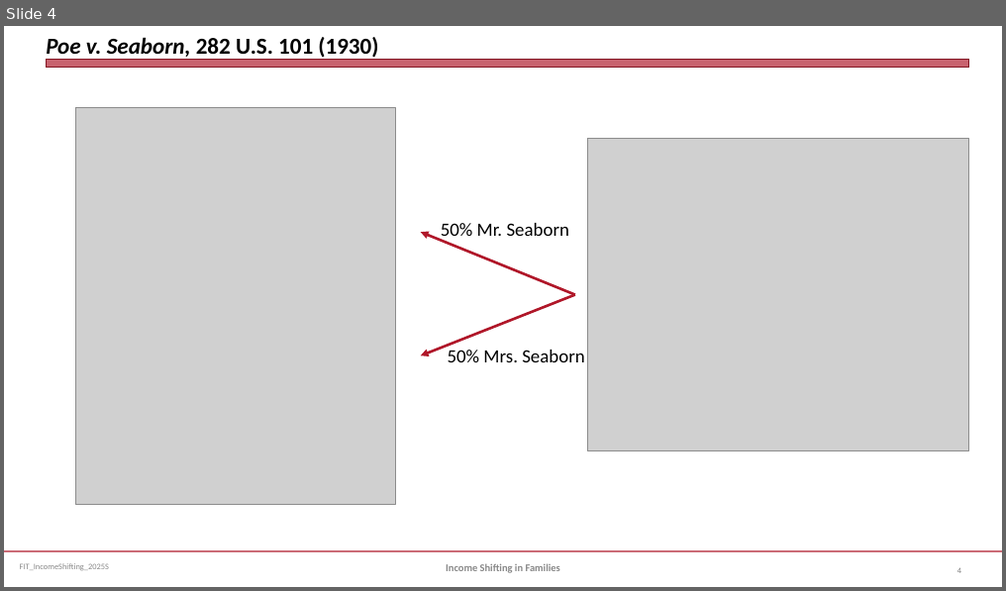
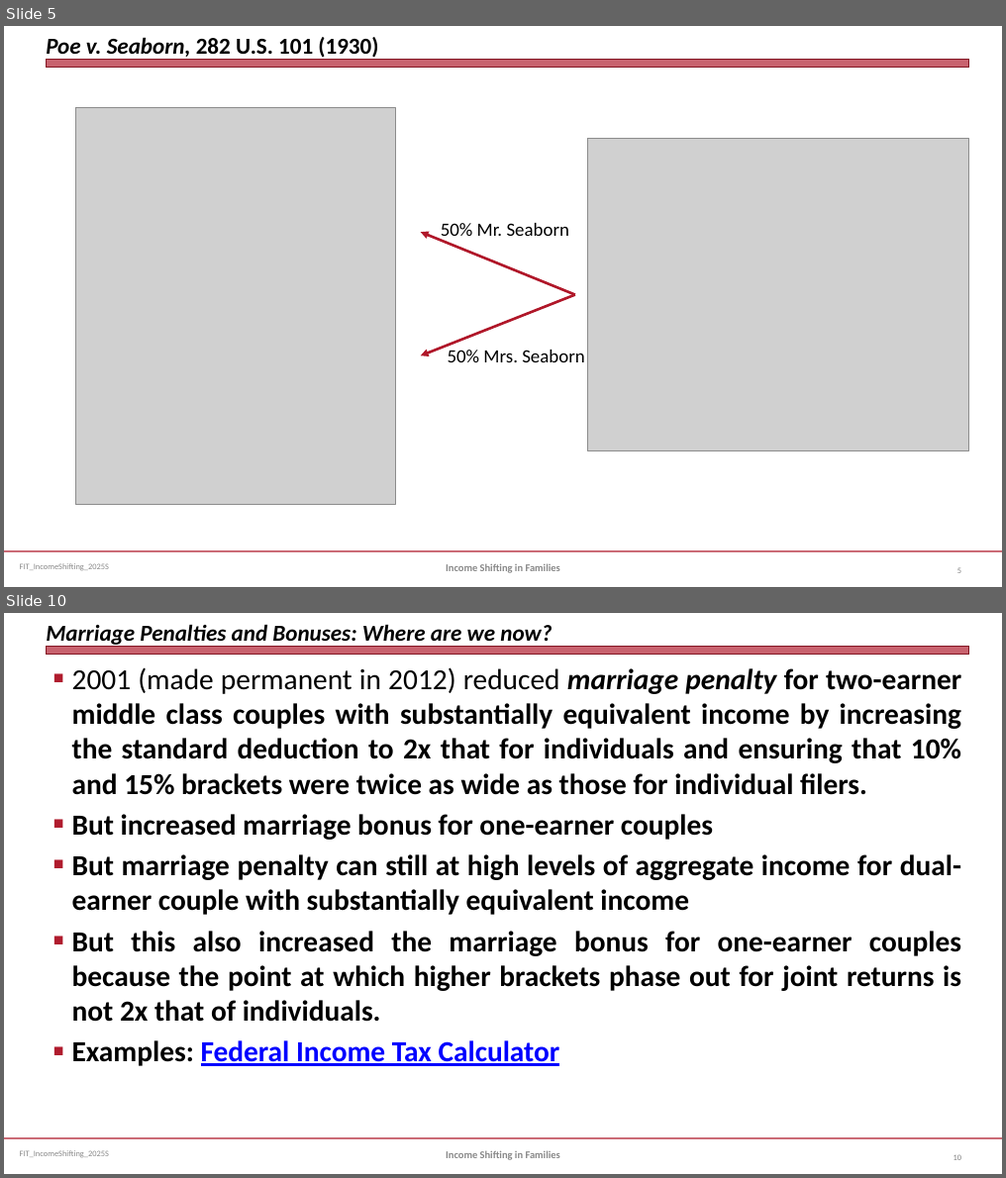
Before and after one commit to jmc877/Fed-Income-Tax, a slide deck: slides/FIT_IncomeShifting_2025S.pptx. Shown one above the other, each under a label of ours: slide 4 before the commit, slides 5 and 10 after it; the slides between them are not shown. The pictures are 1006x591 and 1006x1178 pixels, drawn with LibreOffice and Linux fonts; fonts in the diff are those of the drawing; grey boxes stand for pictures. Boxes give left, top, right and bottom in pixels: in the first picture for what was removed or moved away, otherwise in the second. Text is boxed around its words. In the diff, an @@ line names an element or a change of style, - is before the commit and + after.

```diff
--- a/slides/FIT_IncomeShifting_2025S.pptx
+++ b/slides/FIT_IncomeShifting_2025S.pptx
@@ slide 10 added at bbox=[4, 613, 1002, 1174], background #FFFFFF; not listed: 3 template elements that a slide beside it also shows @@
@@ title added at bbox=[46, 624, 551, 648], 22 pt, text #000000, bold, italic @@
+Marriage Penalties and Bonuses: Where are we now?
@@ text added at bbox=[72, 667, 961, 1066], 28 pt, text #000000, bold @@
+■ 2001 (made permanent in 2012) reduced marriage penalty for two-earner middle class couples with substantially equivalent income by increasing the standard deduction to 2x that for individuals and ensuring that 10% and 15% brackets were twice as wide as those for individual filers.
+■ But increased marriage bonus for one-earner couples
+■ But marriage penalty can still at high levels of aggregate income for dual-earner couple with substantially equivalent income
+■ But this also increased the marriage bonus for one-earner couples because the point at which higher brackets phase out for joint returns is not 2x that of individuals.
+■ Examples: Federal Income Tax Calculator
@@ text added at bbox=[446, 1151, 560, 1160], 10 pt, text #898989, bold @@
+Income Shifting in Families
@@ page number added at bbox=[953, 1155, 961, 1160], 8 pt, text #808080 @@
+10
@@ what was slide 4 is now slide 5 @@
```
Also in this commit, not shown: 2 slides changed, 11 other slides added, 3 other files.
